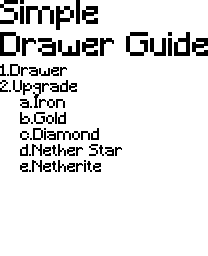
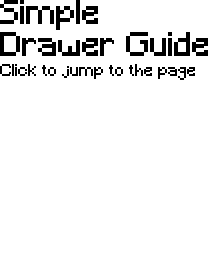
Before/after of a 208 x 256 layered artwork. What changed in the layer stack:
painted on "Simple Drawer Guide ..." over left=0, top=64, right=195, bottom=172
